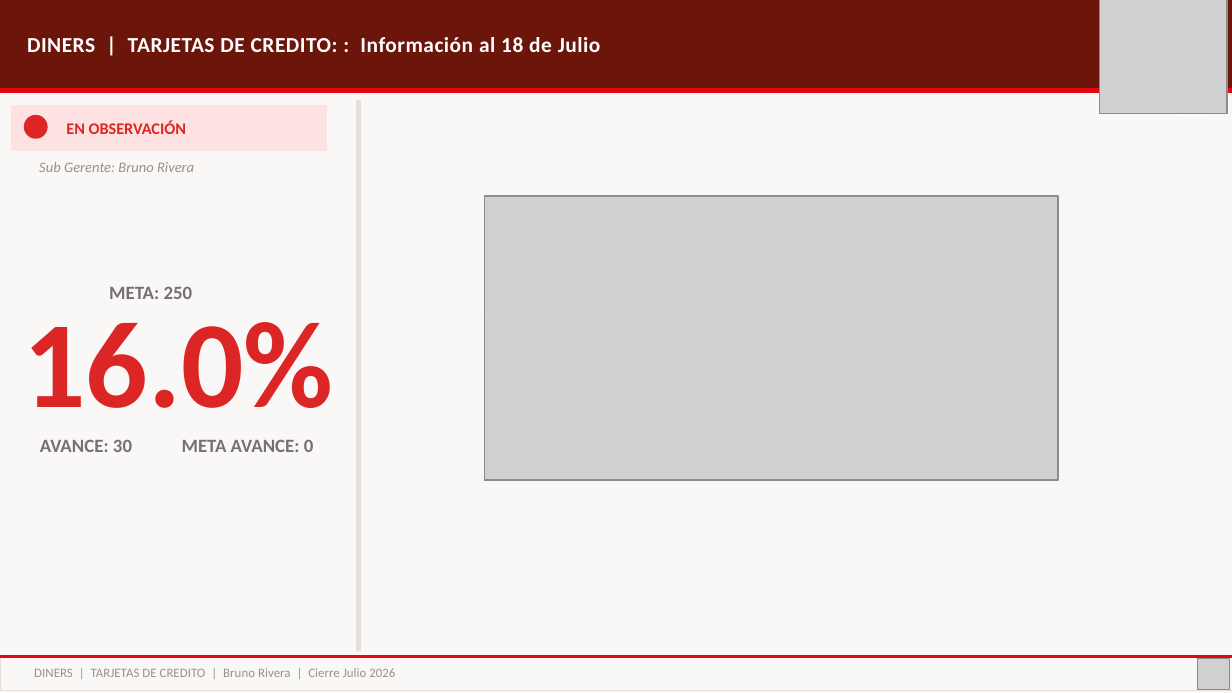
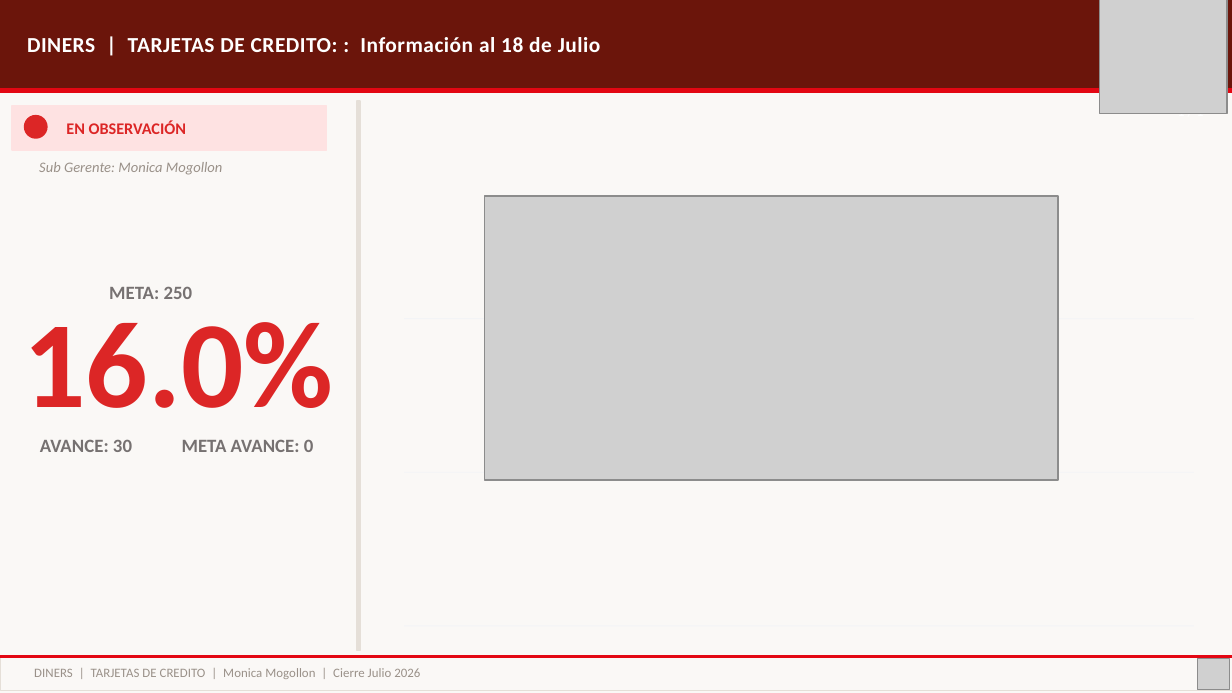
Before and after one commit to piere0405/streamlit_app, a slide deck: slide 11 of plantilla_campanias.pptx. Drawn at 1232x693 pixels with LibreOffice and Linux fonts; fonts in the diff are those of the drawing; grey boxes stand for pictures. Boxes give left, top, right and bottom in pixels: in the first picture for what was removed or moved away, otherwise in the second. Text is boxed around its words. In the diff, an @@ line names an element or a change of style, - is before the commit and + after.

```diff
--- a/plantilla_campanias.pptx
+++ b/plantilla_campanias.pptx
@@ text at <box>39,162,223,175</box>: text changed @@
-Sub Gerente: Bruno Rivera
+Sub Gerente: Monica Mogollon
@@ text at <box>34,668,420,679</box>: text changed @@
-DINERS | TARJETAS DE CREDITO | Bruno Rivera | Cierre Julio 2026
+DINERS | TARJETAS DE CREDITO | Monica Mogollon | Cierre Julio 2026
```
Also in this commit, not shown: 10 other slides changed, 21 slides added, 5 other files.
